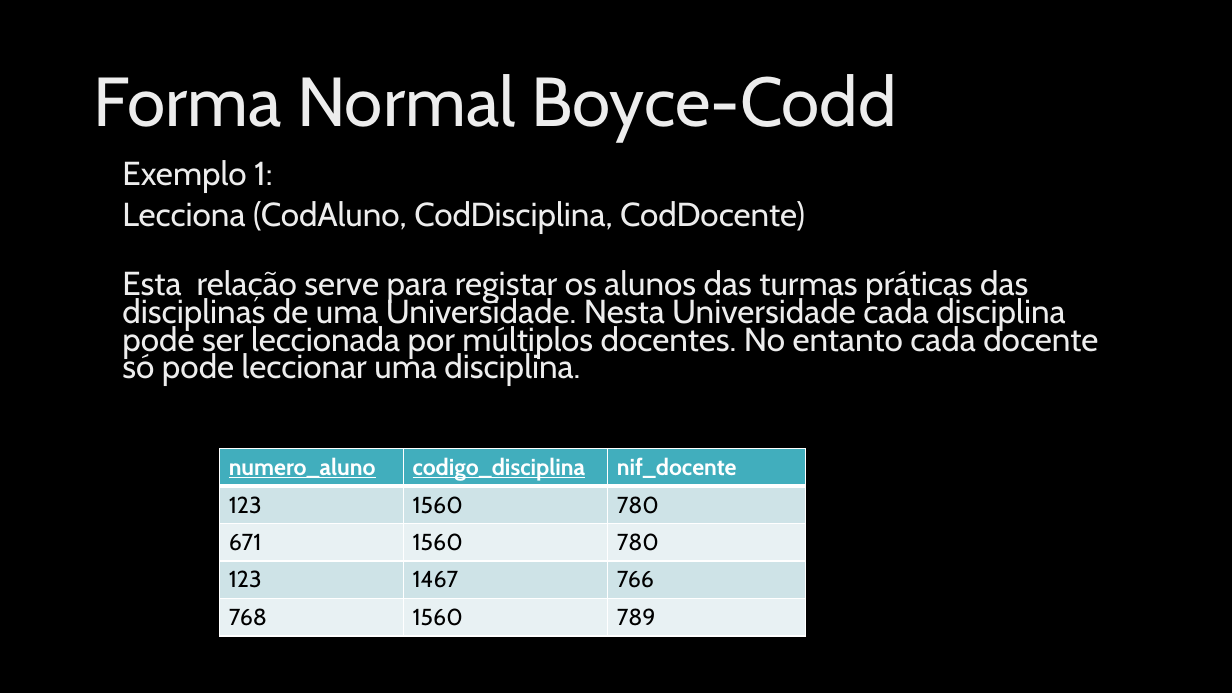
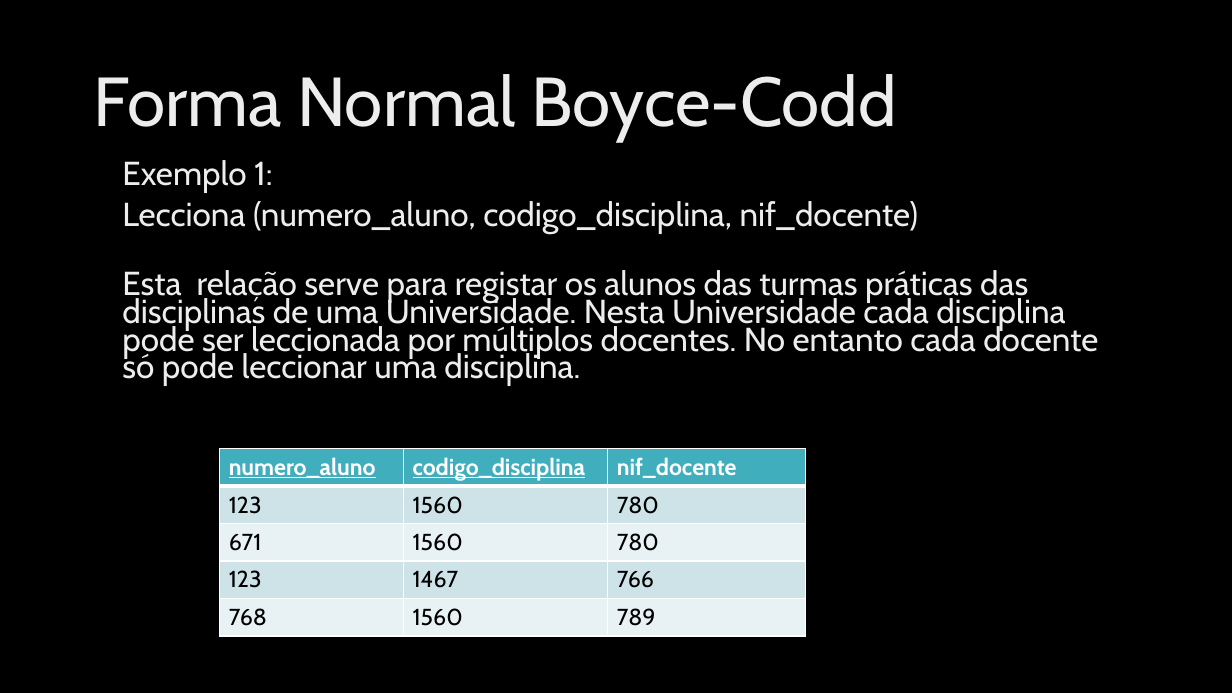
Before and after one commit to hangalo/cursobasededados, a slide deck: slide 4 of Normalização_FNBC_4FN_5FN_2020.ppt.pptx. Drawn at 1232x693 pixels with LibreOffice and Linux fonts; fonts in the diff are those of the drawing; background and template pictures are left out. Boxes give left, top, right and bottom in pixels: in the first picture for what was removed or moved away, otherwise in the second. Text is boxed around its words. In the diff, an @@ line names an element or a change of style, - is before the commit and + after.

```diff
--- a/Normalização_FNBC_4FN_5FN_2020.ppt.pptx
+++ b/Normalização_FNBC_4FN_5FN_2020.ppt.pptx
@@ text at <box>122,201,918,233</box>: text changed @@
-Lecciona (CodAluno, CodDisciplina, CodDocente)
+Lecciona (numero_aluno, codigo_disciplina, nif_docente)
```
Also in this commit, not shown: 5 other slides changed.
